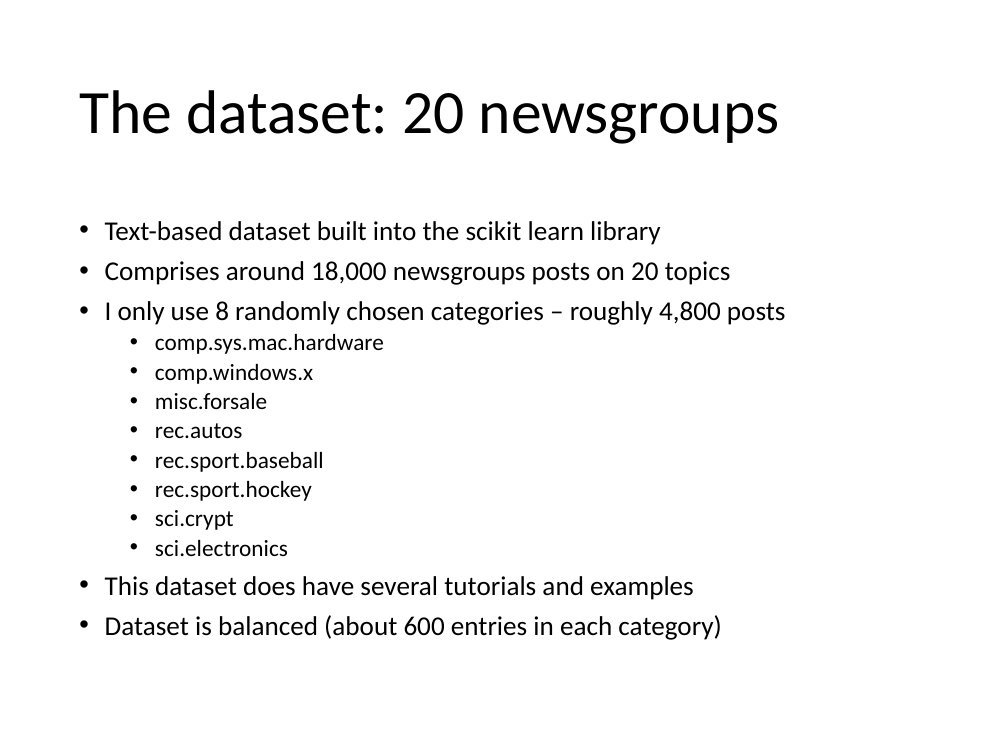
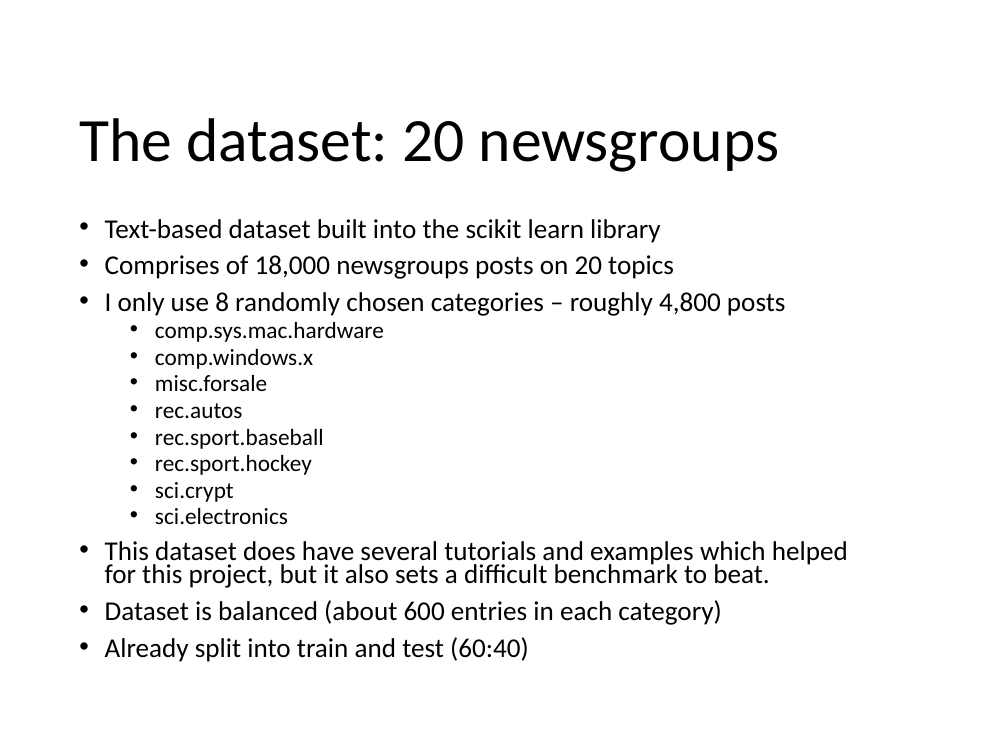
Before and after one commit to MartinOdendaal/Thinkful_Capstone_Supervised, a slide deck: slide 3 of Capstone 2.pptx. Drawn at 1008x756 pixels with LibreOffice and Linux fonts; fonts in the diff are those of the drawing. Boxes give left, top, right and bottom in pixels: in the first picture for what was removed or moved away, otherwise in the second. Text is boxed around its words. In the diff, an @@ line names an element or a change of style, - is before the commit and + after.

```diff
--- a/Capstone 2.pptx
+++ b/Capstone 2.pptx
@@ title "The dataset: 20 newsgroups": place and size @@
-title "The dataset: 20 newsgroups" at [79,90,780,144]
+title "The dataset: 20 newsgroups" at [79,118,780,172]
@@ text at [105,219,786,625]: line spacing 0.8 to 0.7 @@
@@ text at [105,255,674,279]: text changed @@
-• Comprises around 18,000 newsgroups posts on 20 topics
+• Comprises of 18,000 newsgroups posts on 20 topics
@@ text at [105,541,848,588]: text changed @@
-• This dataset does have several tutorials and examples
+• This dataset does have several tutorials and examples which helped for this project, but it also sets a difficult benchmark to beat.
@@ text at [105,637,529,662]: paragraph added @@
+• Already split into train and test (60:40)
```
Also in this commit, not shown: 9 other slides changed, 2 slides added.
